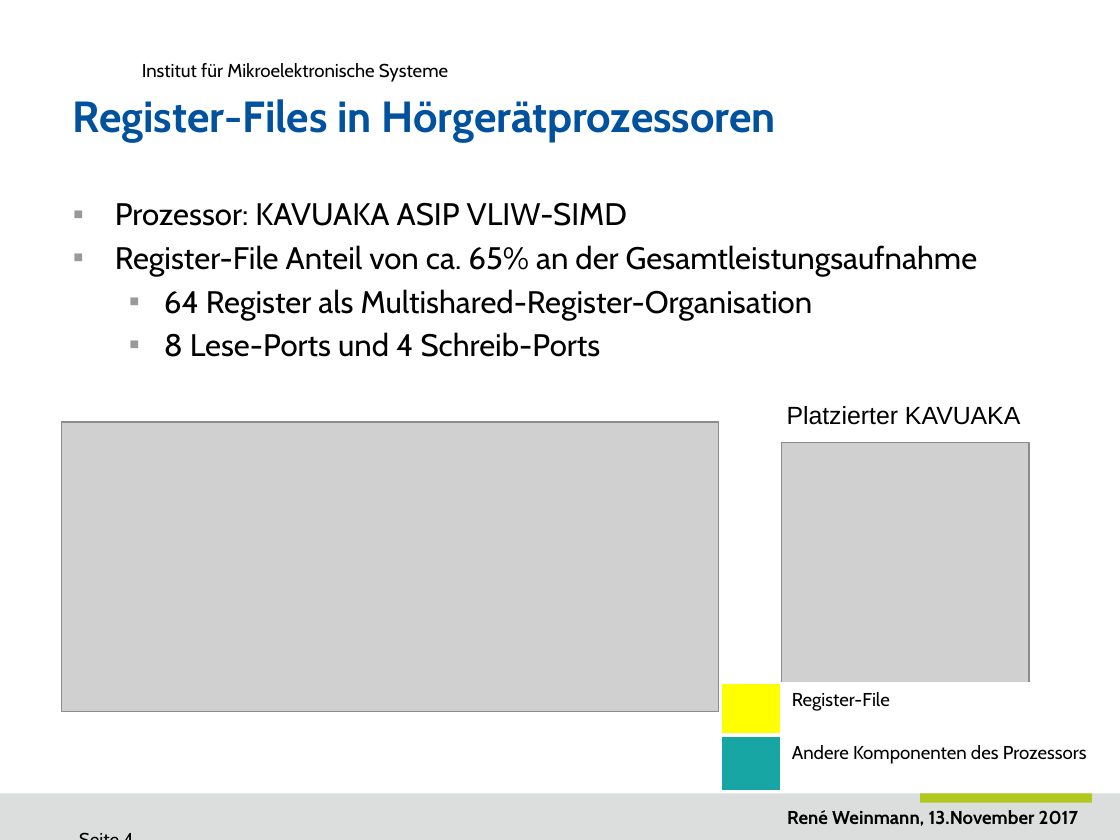
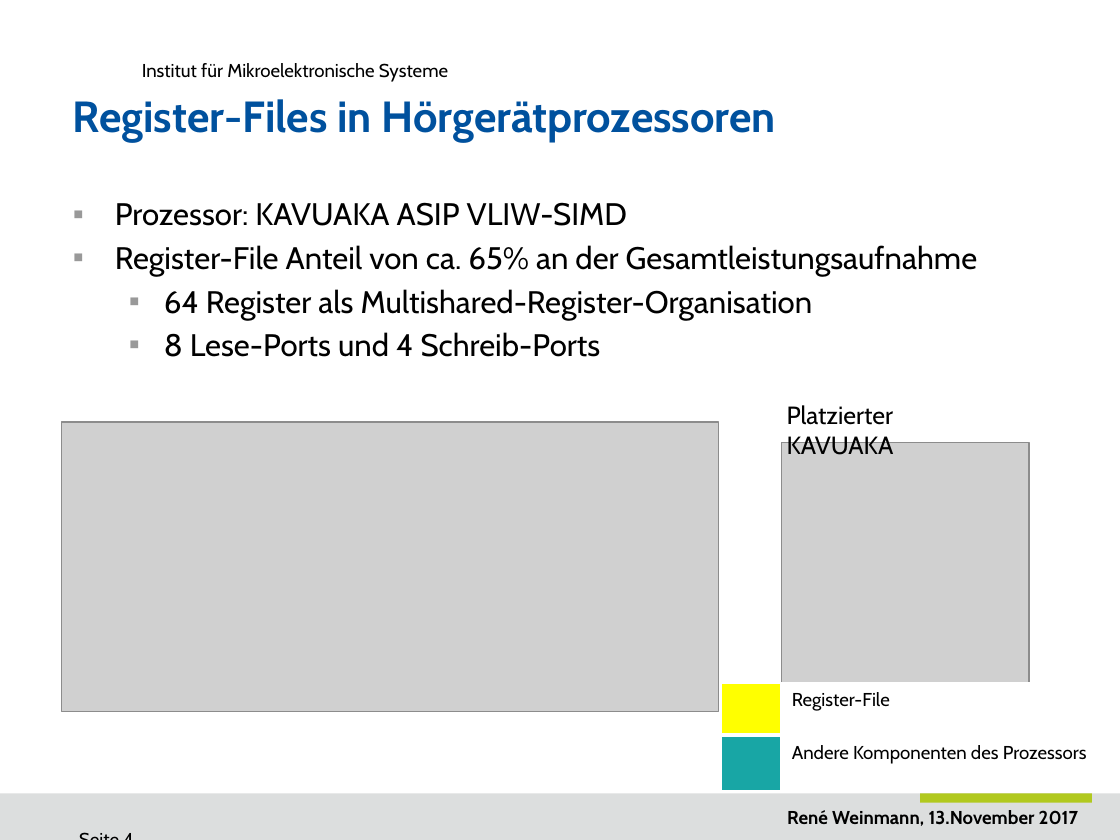
Before and after one commit to ReneWeinmann/Masterarbeit, a slide deck: slide 4 of Presentation_Rene_Weinmann.pptx. Drawn at 1120x840 pixels with LibreOffice and Linux fonts; fonts in the diff are those of the drawing; grey boxes stand for pictures; background and template pictures are left out. Boxes give left, top, right and bottom in pixels: in the first picture for what was removed or moved away, otherwise in the second. Text is boxed around its words. In the diff, an @@ line names an element or a change of style, - is before the commit and + after.

```diff
--- a/Presentation_Rene_Weinmann.pptx
+++ b/Presentation_Rene_Weinmann.pptx
@@ text "Platzierter KAVUAKA" at [787,405,894,455]: font Arial to Cabin @@
```
Also in this commit, not shown: 1 other slide changed.
